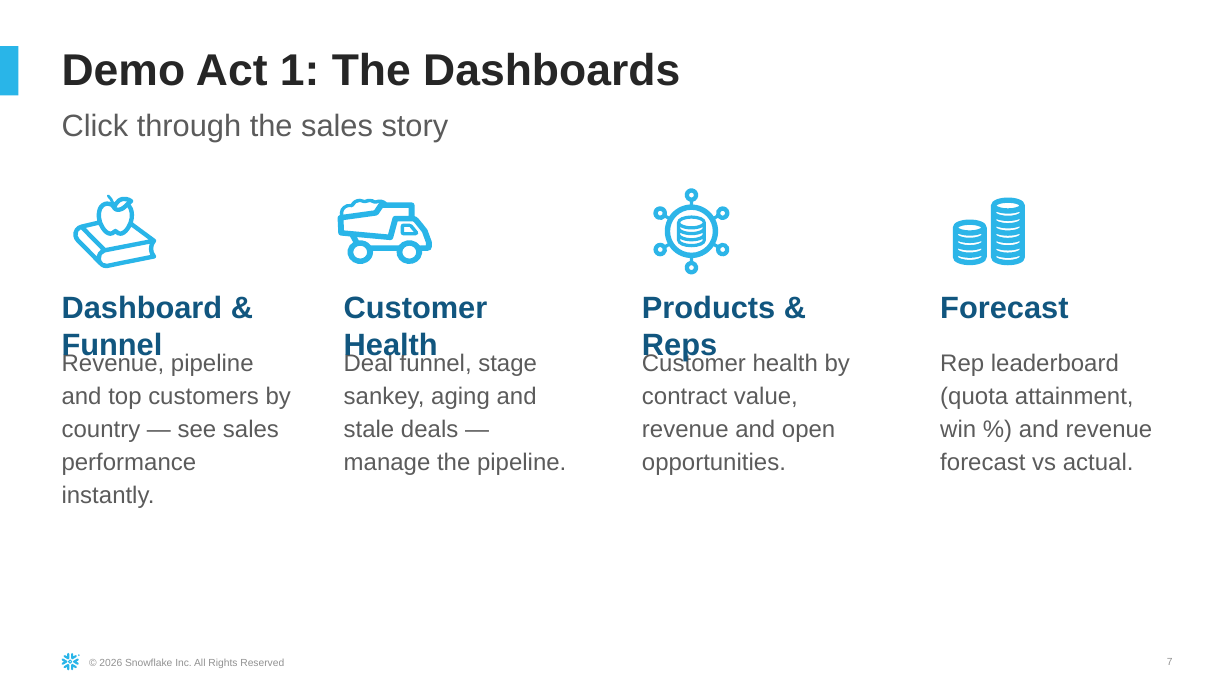
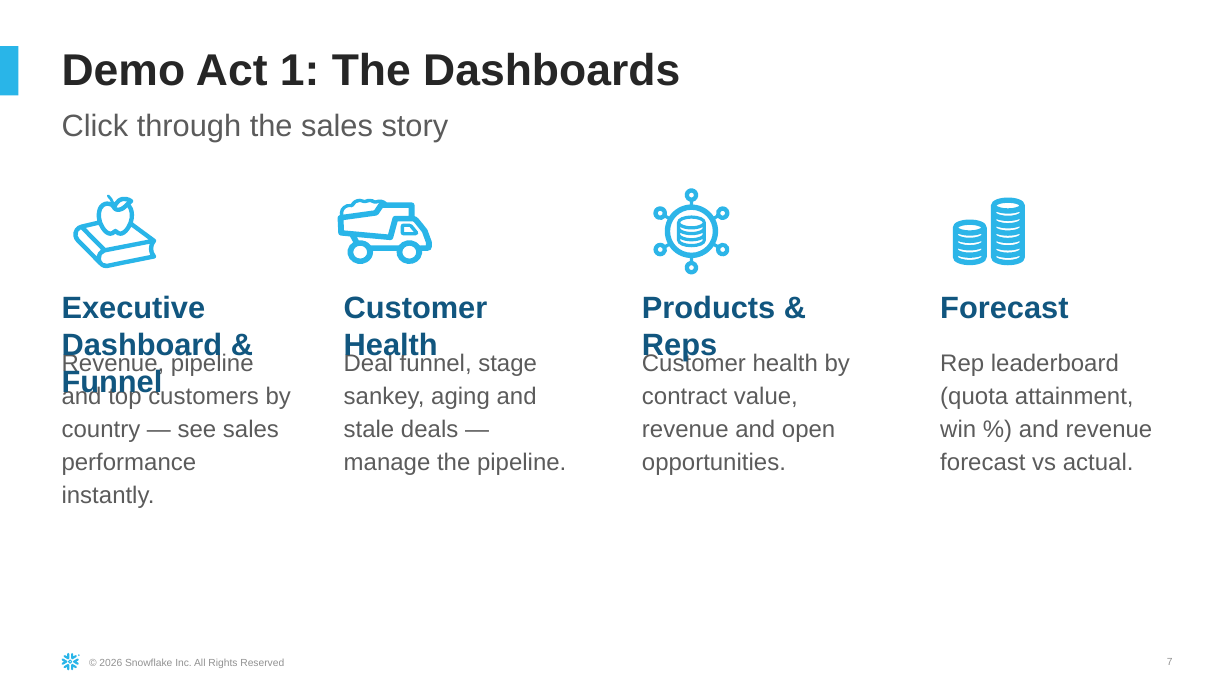
Before and after one commit to sfc-gh-dfreriks/sap-bdc-sales-360, a slide deck: slide 7 of docs/SAP_Sales_360_Demo_Guide.pptx. Drawn at 1232x693 pixels with LibreOffice and Linux fonts; fonts in the diff are those of the drawing. Boxes give left, top, right and bottom in pixels: in the first picture for what was removed or moved away, otherwise in the second. Text is boxed around its words. In the diff, an @@ line names an element or a change of style, - is before the commit and + after.

Commit message:
Regenerate presales docs for new nav; fix kit tooling
Rebuild the docx/pptx outputs and screenshots for the Ask Cortex first /
Executive Dashboard layout, and fix kit generators that still read the removed
analyst page or the old first-page assumption.

Generated with [Snowflake CoCo](https://docs.snowflake.com/en/user-guide/cortex-code/cortex-code)

```diff
--- a/docs/SAP_Sales_360_Demo_Guide.pptx
+++ b/docs/SAP_Sales_360_Demo_Guide.pptx
@@ text at (62, 295, 223, 397): text changed @@
-Dashboard & Funnel
+Executive Dashboard & Funnel
```
Also in this commit, not shown: 3 other slides changed, 10 other files.
